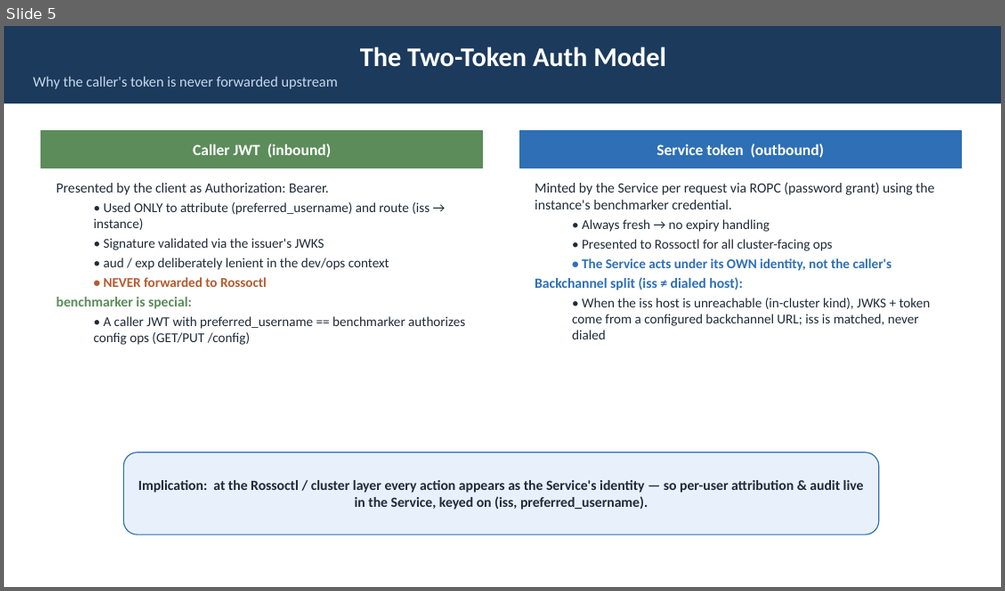
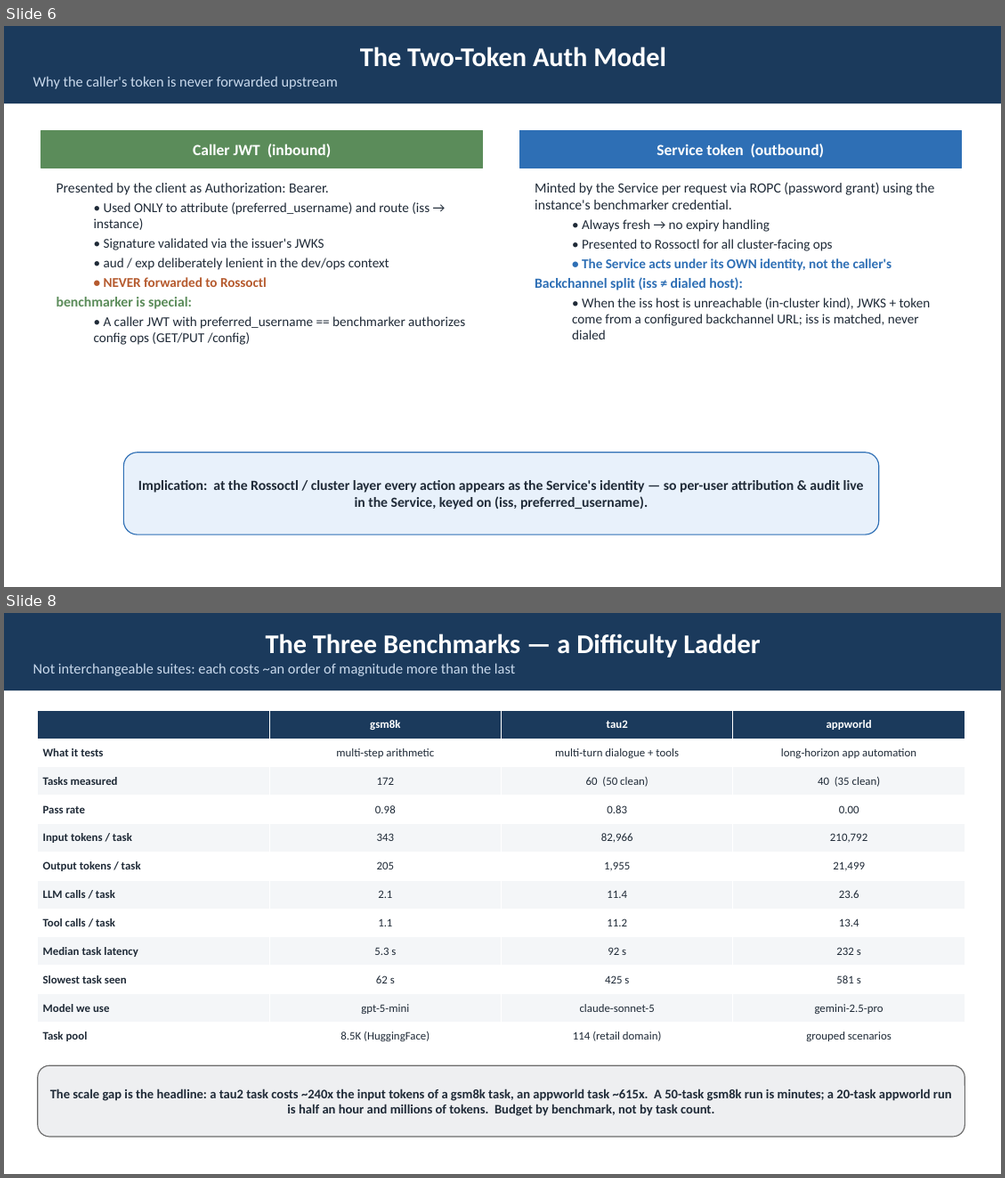
Before and after one commit to webchang/benchmarking, a slide deck: docs/BenchmarkingService.pptx. Shown one above the other, each under a label of ours: slide 5 before the commit, slides 6 and 8 after it; the slides between them are not shown. The pictures are 1005x591 and 1005x1178 pixels, drawn with LibreOffice and Linux fonts; fonts in the diff are those of the drawing. Boxes give left, top, right and bottom in pixels: in the first picture for what was removed or moved away, otherwise in the second. Text is boxed around its words. In the diff, an @@ line names an element or a change of style, - is before the commit and + after.

```diff
--- a/docs/BenchmarkingService.pptx
+++ b/docs/BenchmarkingService.pptx
@@ slide 8 added at [4,613,1001,1174], background #FFFFFF @@
@@ rectangle added at [4,613,1001,690], fill #1B3A5C, 14 pt, text #C9D9EC @@
+The Three Benchmarks — a Difficulty Ladder
+Not interchangeable suites: each costs ~an order of magnitude more than the last
@@ table added at [38,710,965,1051], 12 rows, 4 columns @@
+ | gsm8k | tau2 | appworld
+What it tests | multi-step arithmetic | multi-turn dialogue + tools | long-horizon app automation
+Tasks measured | 172 | 60 (50 clean) | 40 (35 clean)
+Pass rate | 0.98 | 0.83 | 0.00
+Input tokens / task | 343 | 82,966 | 210,792
+Output tokens / task | 205 | 1,955 | 21,499
+LLM calls / task | 2.1 | 11.4 | 23.6
+Tool calls / task | 1.1 | 11.2 | 13.4
+Median task latency | 5.3 s | 92 s | 232 s
+Slowest task seen | 62 s | 425 s | 581 s
+Model we use | gpt-5-mini | claude-sonnet-5 | gemini-2.5-pro
+Task pool | 8.5K (HuggingFace) | 114 (retail domain) | grouped scenarios
@@ rounded rectangle added at [38,1065,965,1136], fill #EEEFF1, outline #6B6B6B 1 pt, 12.5 pt, text #1F2A37, bold @@
+The scale gap is the headline: a tau2 task costs ~240x the input tokens of a gsm8k task, an appworld task ~615x. A 50-task gsm8k run is minutes; a 20-task appworld run is half an hour and millions of tokens. Budget by benchmark, not by task count.
@@ what was slide 5 is now slide 6 @@
```
Also in this commit, not shown: 1 slide changed, 3 other slides added, 2 other files.
